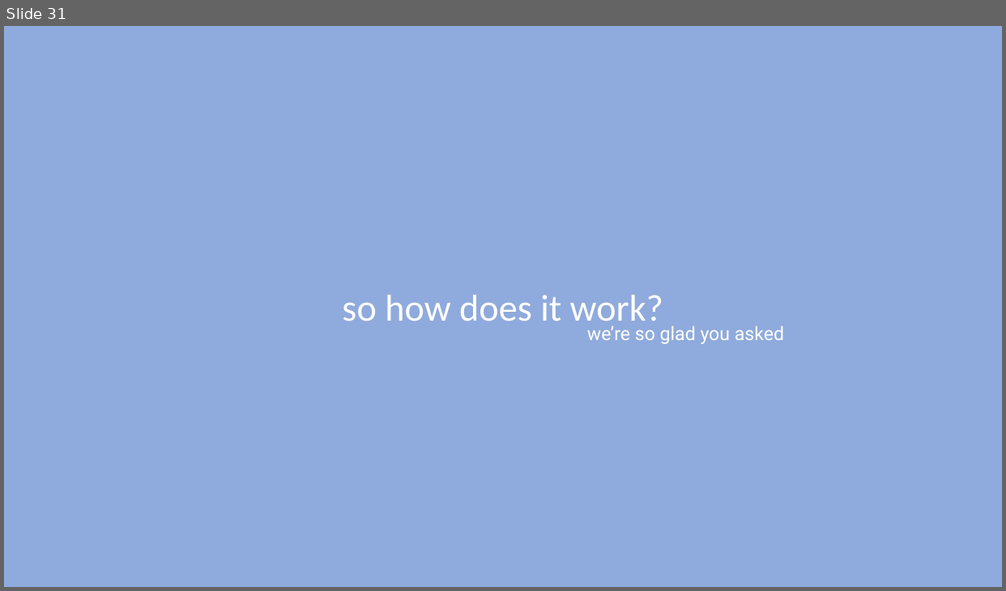
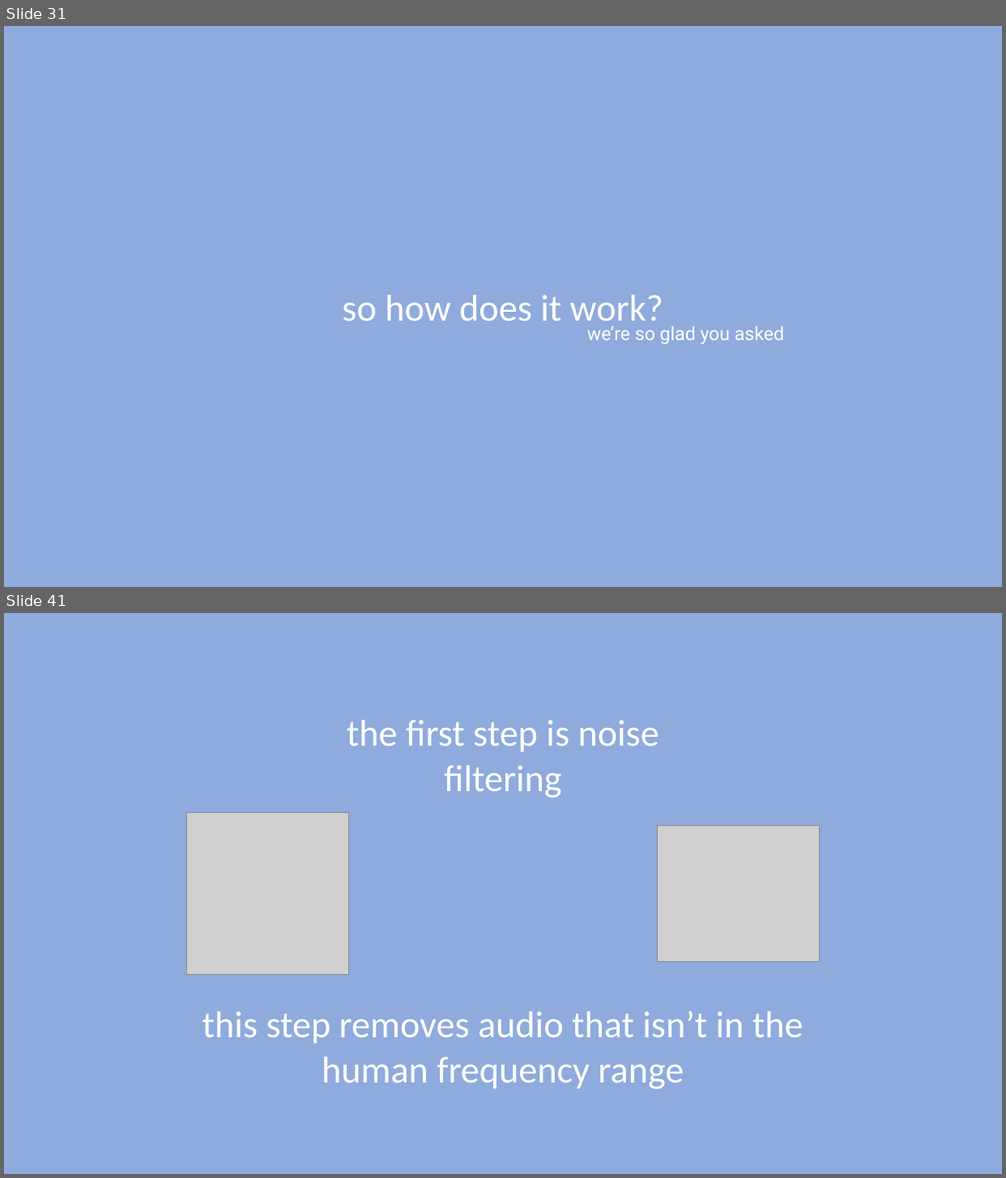
Before and after one commit to daea69twins/voiceseperation, a slide deck: Bi-Weekly Reports/potential video.pptx. Shown one above the other, each under a label of ours: slide 31 before the commit, slides 31 and 41 after it; the slides between them are not shown. The pictures are 1006x591 and 1006x1178 pixels, drawn with LibreOffice and Linux fonts; fonts in the diff are those of the drawing; grey boxes stand for pictures; background and template pictures are left out. Boxes give left, top, right and bottom in pixels: in the first picture for what was removed or moved away, otherwise in the second. Text is boxed around its words. In the diff, an @@ line names an element or a change of style, - is before the commit and + after.

```diff
--- a/Bi-Weekly Reports/potential video.pptx
+++ b/Bi-Weekly Reports/potential video.pptx
@@ slide 41 added at (4, 613, 1002, 1174), background #8FAADC @@
@@ text added at (347, 720, 659, 798), 36 pt, text #FFFFFF @@
+the first step is noise filtering
@@ picture added at (187, 812, 349, 974) @@
@@ picture added at (657, 825, 819, 962) @@
@@ text added at (202, 1012, 803, 1089), 36 pt, text #FFFFFF @@
+this step removes audio that isn’t in the human frequency range
```
Also in this commit, not shown: 2 slides changed, 14 other slides added, 3 slides removed, 1 other file.
